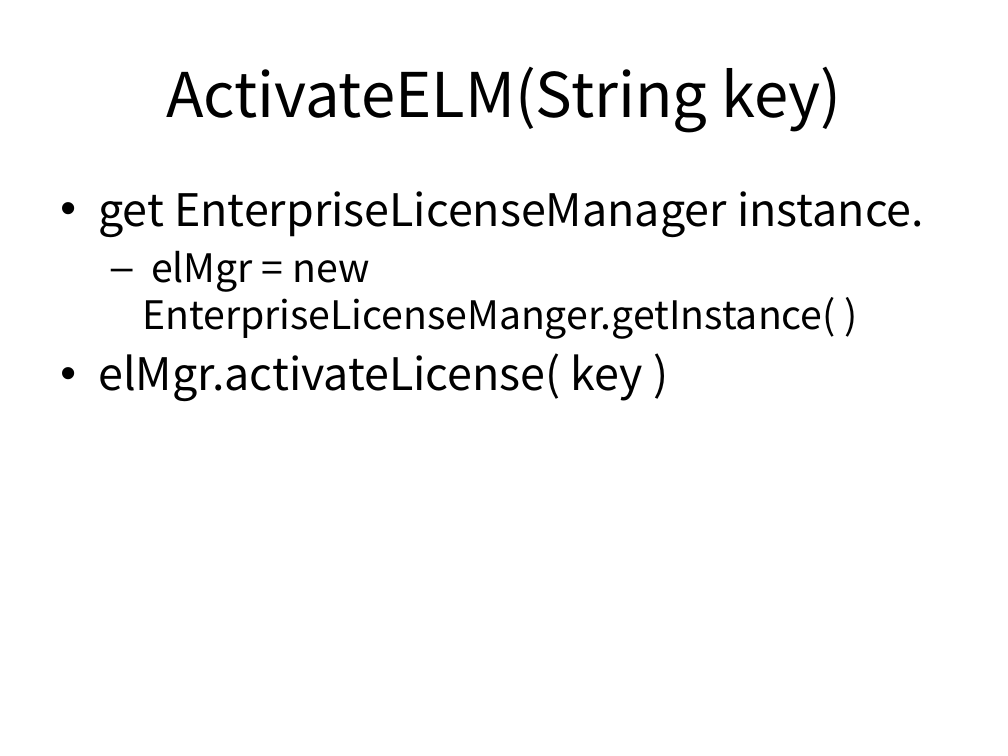
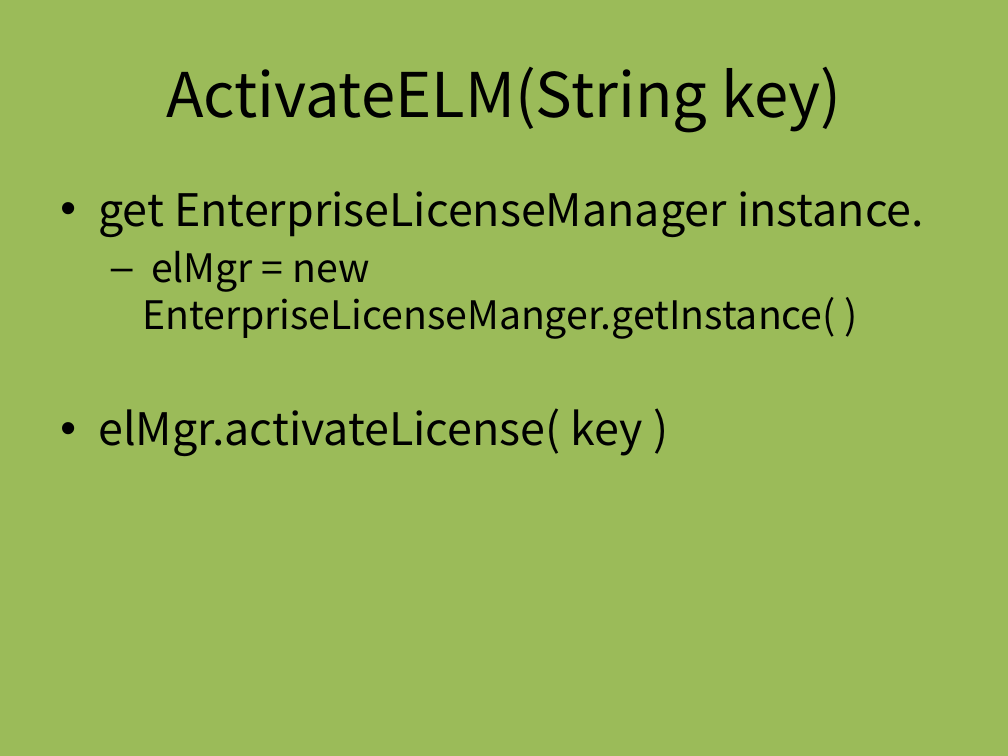
Before and after one commit to dummyFirst/NHK_Japanese, a slide deck: slide 10 of Android/AppControl.pptx. Drawn at 1008x756 pixels with LibreOffice and Linux fonts; fonts in the diff are those of the drawing. Boxes give left, top, right and bottom in pixels: in the first picture for what was removed or moved away, otherwise in the second. Text is boxed around its words. In the diff, an @@ line names an element or a change of style, - is before the commit and + after.

```diff
--- a/Android/AppControl.pptx
+++ b/Android/AppControl.pptx
@@ background #FFFFFF to #9BBB59 @@
@@ text "get EnterpriseLicenseManager instance." rewrapped from (x1=98, y1=191, x2=924, y2=402) to (x1=98, y1=191, x2=924, y2=456) @@
```
Also in this commit, not shown: 8 other slides changed, 6 slides added.
